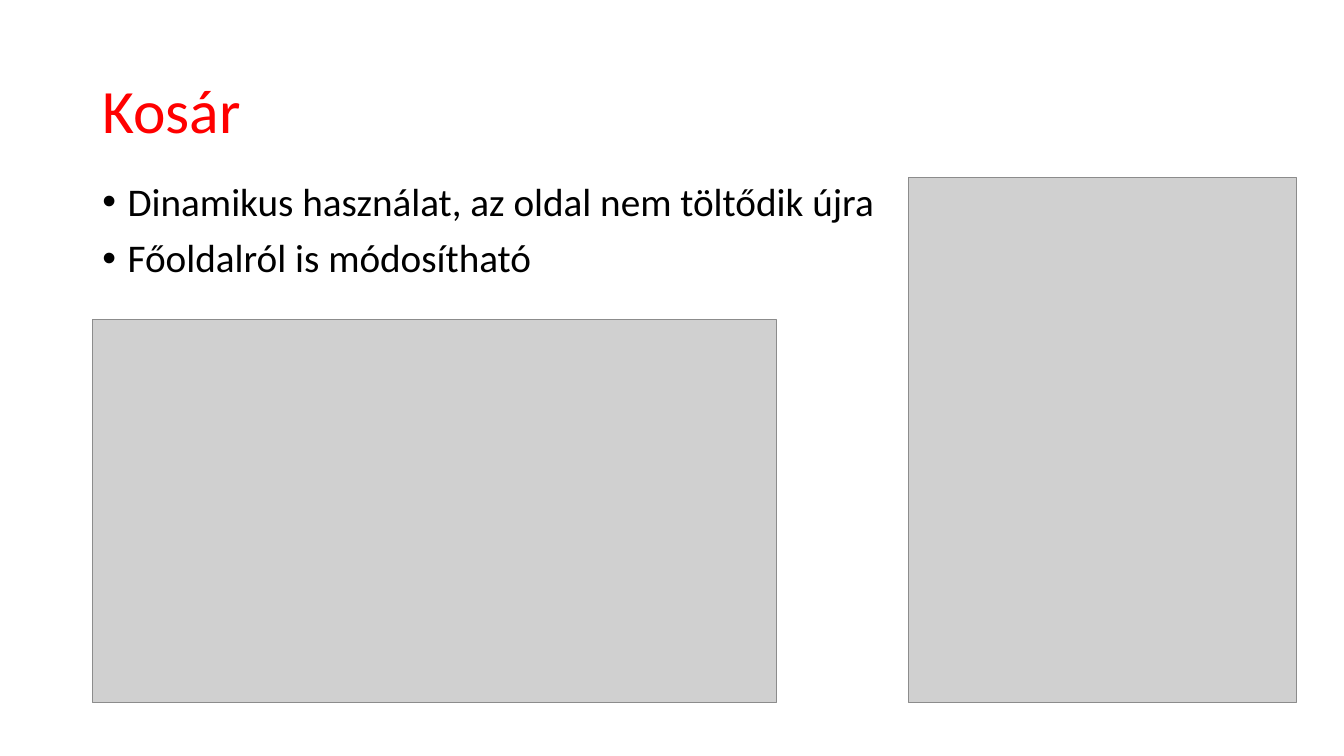
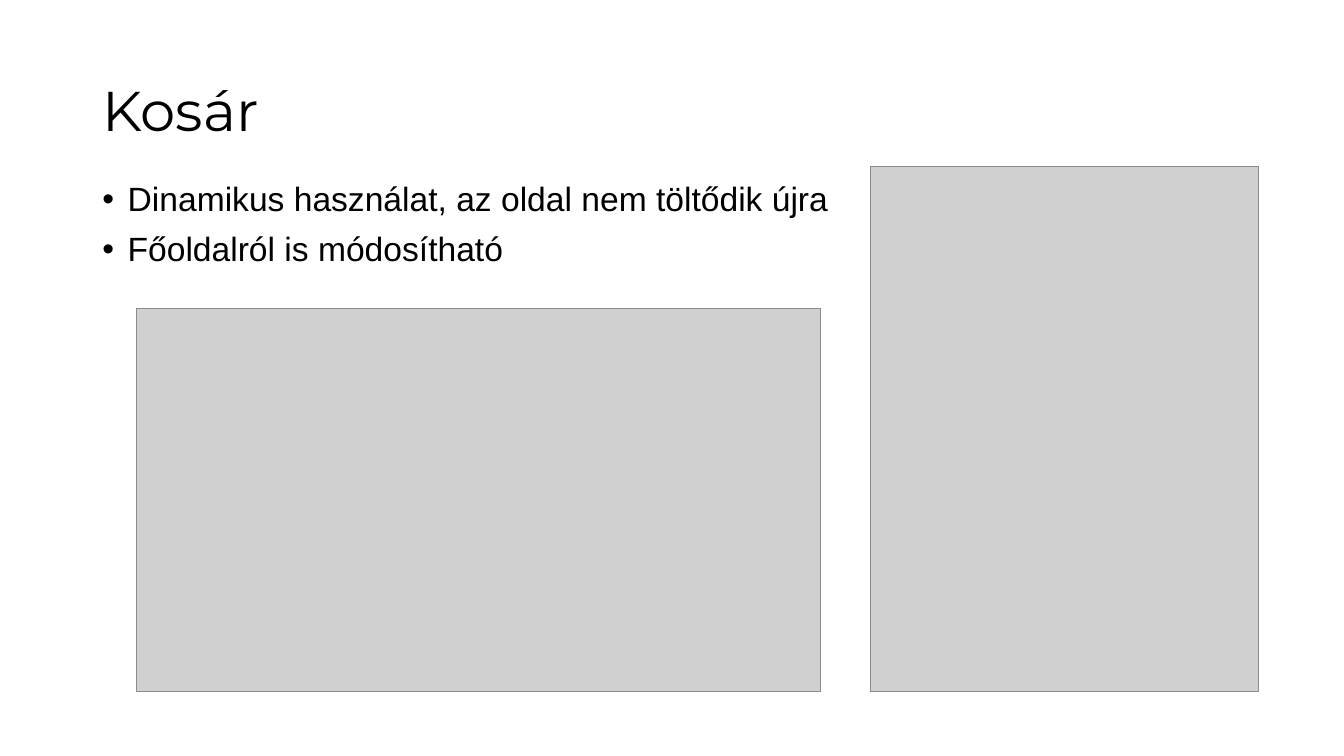
Before and after one commit to fedorbenjamin02/Vizsgaremek2024, a slide deck: slide 9 of Mellékletek/Prezentáció/Frissfutár_prezentáció.pptx (slide 12 before the commit). Drawn at 1344x756 pixels with LibreOffice and Linux fonts; fonts in the diff are those of the drawing; grey boxes stand for pictures. Boxes give left, top, right and bottom in pixels: in the first picture for what was removed or moved away, otherwise in the second. Text is boxed around its words. In the diff, an @@ line names an element or a change of style, - is before the commit and + after.

```diff
--- a/Mellékletek/Prezentáció/Frissfutár_prezentáció.pptx
+++ b/Mellékletek/Prezentáció/Frissfutár_prezentáció.pptx
@@ title "Kosár" at (102,90,258,132): size 44 to 40 pt, font Calibri to Montserrat, text colour #FF0000 to #000000 @@
@@ text "Dinamikus használat, az oldal nem ..." at (128,186,828,262): size 28 to 24 pt, font Calibri to Arial @@
@@ picture: place and size @@
-picture at (908,177,1297,703)
+picture at (871,166,1259,692)
@@ picture: place and size @@
-picture at (93,320,777,703)
+picture at (137,309,822,692)
```
Also in this commit, not shown: 8 other slides changed, 1 slide added, 4 slides removed.
